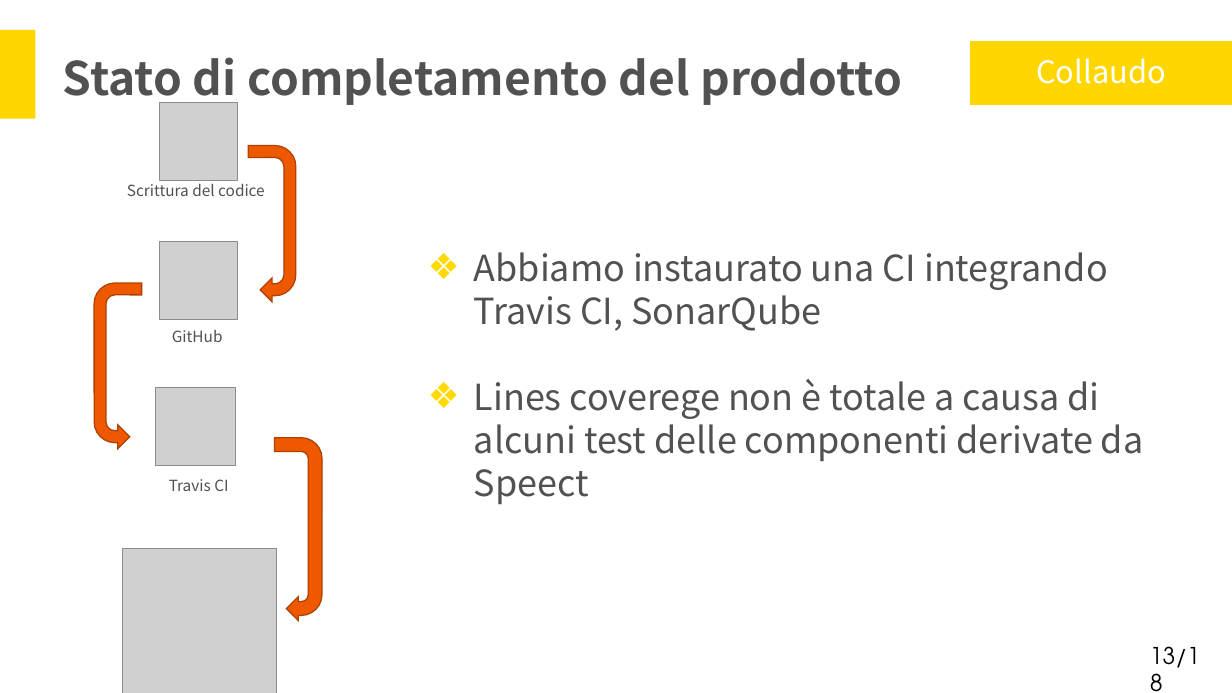
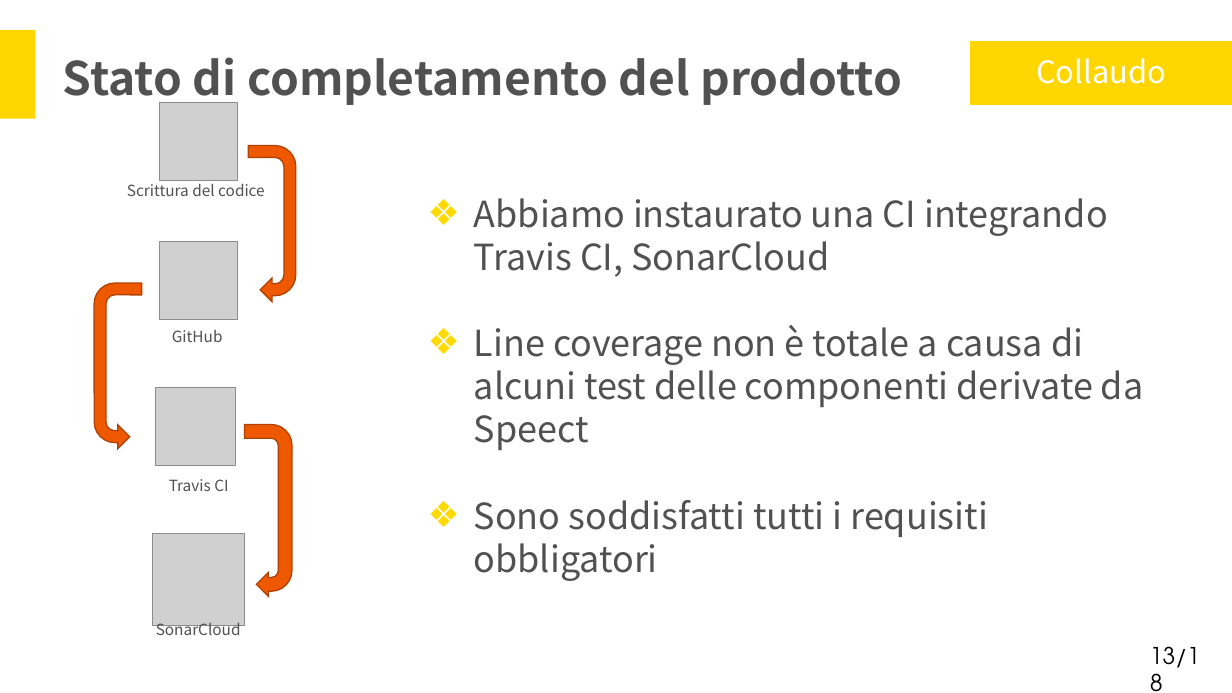
Before and after one commit to Italiaracerx/progettoSWE, a slide deck: slide 13 of Presentazioni/Presentazioni RA/Presentazione RA.pptx. Drawn at 1232x693 pixels with LibreOffice and Linux fonts; fonts in the diff are those of the drawing; grey boxes stand for pictures. Boxes give left, top, right and bottom in pixels: in the first picture for what was removed or moved away, otherwise in the second. Text is boxed around its words. In the diff, an @@ line names an element or a change of style, - is before the commit and + after.

```diff
--- a/Presentazioni/Presentazioni RA/Presentazione RA.pptx
+++ b/Presentazioni/Presentazioni RA/Presentazione RA.pptx
@@ text at (474,198,1144,581): text changed @@
-❖ Abbiamo instaurato una CI integrando Travis CI, SonarQube
-❖ Lines coverege non è totale a causa di alcuni test delle componenti derivate da Speect
+❖ Abbiamo instaurato una CI integrando Travis CI, SonarCloud
+❖ Line coverage non è totale a causa di alcuni test delle componenti derivate da Speect
+❖ Sono soddisfatti tutti i requisiti obbligatori
@@ uturn arrow: place and size @@
-uturn arrow at (275,438,322,621)
+uturn arrow at (244,425,292,597)
@@ picture added at (152,534,244,626) @@
@@ picture removed at (122,549,276,693) @@
@@ text added at (156,622,241,635), 12 pt, text #515151 @@
+SonarCloud
```
Also in this commit, not shown: 6 other slides changed, 1 slide added, 1 slide removed.
